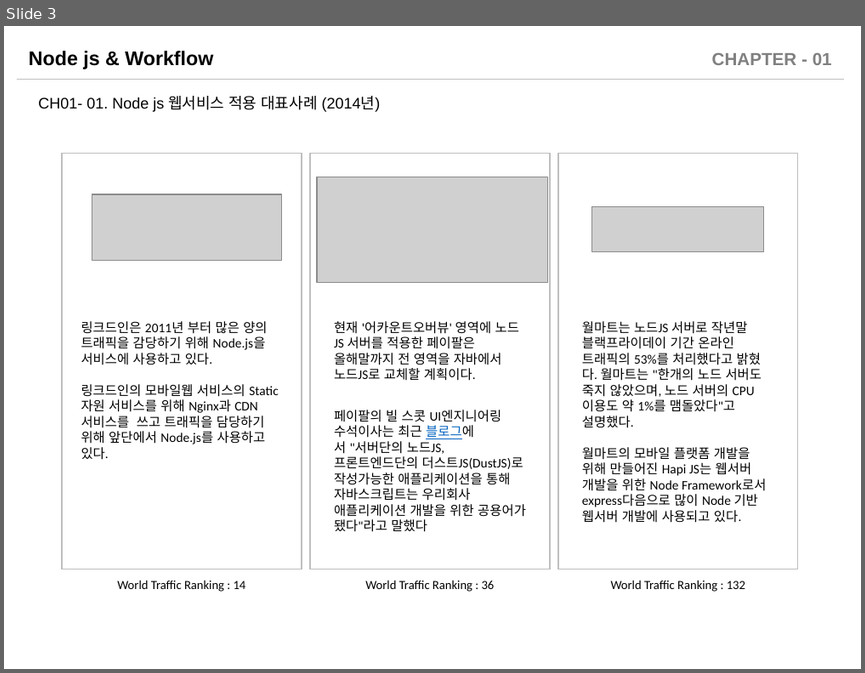
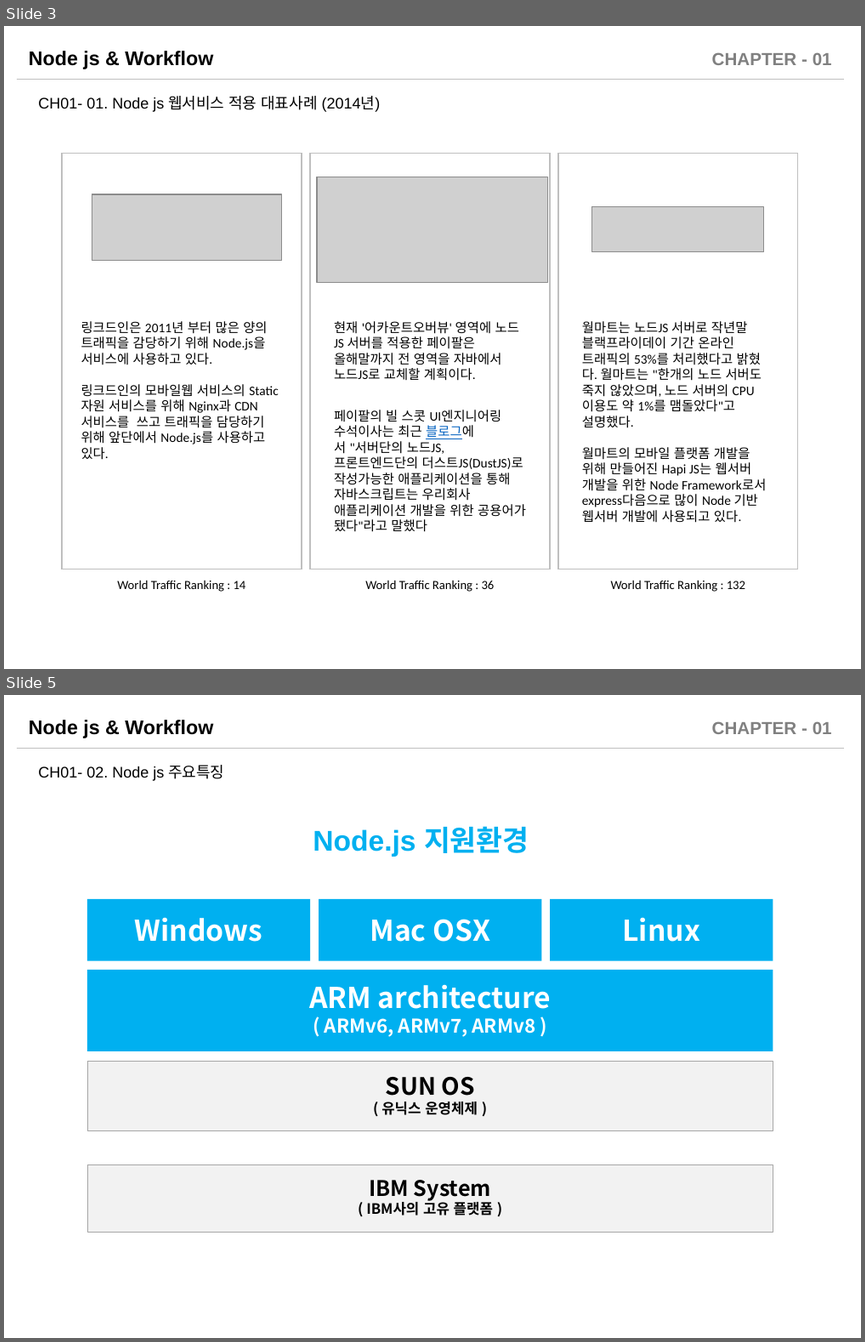
Before and after one commit to sabin21/NodeJS_Workflow_Study, a slide deck: CH01_Nodejs_Intro.pptx. Shown one above the other, each under a label of ours: slide 3 before the commit, slides 3 and 5 after it; the slides between them are not shown. The pictures are 865x673 and 865x1342 pixels, drawn with LibreOffice and Linux fonts; fonts in the diff are those of the drawing; grey boxes stand for pictures. Boxes give left, top, right and bottom in pixels: in the first picture for what was removed or moved away, otherwise in the second. Text is boxed around its words. In the diff, an @@ line names an element or a change of style, - is before the commit and + after.

```diff
--- a/CH01_Nodejs_Intro.pptx
+++ b/CH01_Nodejs_Intro.pptx
@@ slide 5 added at (4, 695, 861, 1338), background #FFFFFF; not listed: 3 template elements that a slide beside it also shows @@
@@ text added at (38, 765, 224, 781), 12.9 pt, text #000000 @@
+CH01- 02. Node js 주요특징
@@ text added at (313, 826, 529, 857), 24 pt, text #00B0F0, bold @@
+Node.js 지원환경
@@ rectangle added at (87, 899, 310, 960), fill #00B0F0, 24 pt, text #FFFFFF, bold @@
+Windows
@@ rectangle added at (318, 899, 541, 960), fill #00B0F0, 24 pt, text #FFFFFF, bold @@
+Mac OSX
@@ rectangle added at (550, 899, 772, 960), fill #00B0F0, 24 pt, text #FFFFFF, bold @@
+Linux
@@ rectangle added at (87, 970, 772, 1050), fill #00B0F0, 16 pt, text #FFFFFF, bold @@
+ARM architecture
+( ARMv6, ARMv7, ARMv8 )
@@ rectangle added at (87, 1061, 772, 1131), fill #F2F2F2, outline #A6A6A6 0.5 pt, 12 pt, text #000000, bold @@
+SUN OS
+( 유닉스 운영체제 )
@@ rectangle added at (87, 1164, 772, 1231), fill #F2F2F2, outline #A6A6A6 0.5 pt, 12 pt, text #000000, bold @@
+IBM System
+( IBM사의 고유 플랫폼 )
```
Also in this commit, not shown: 15 slides changed, 7 other slides added, 3 other files.
